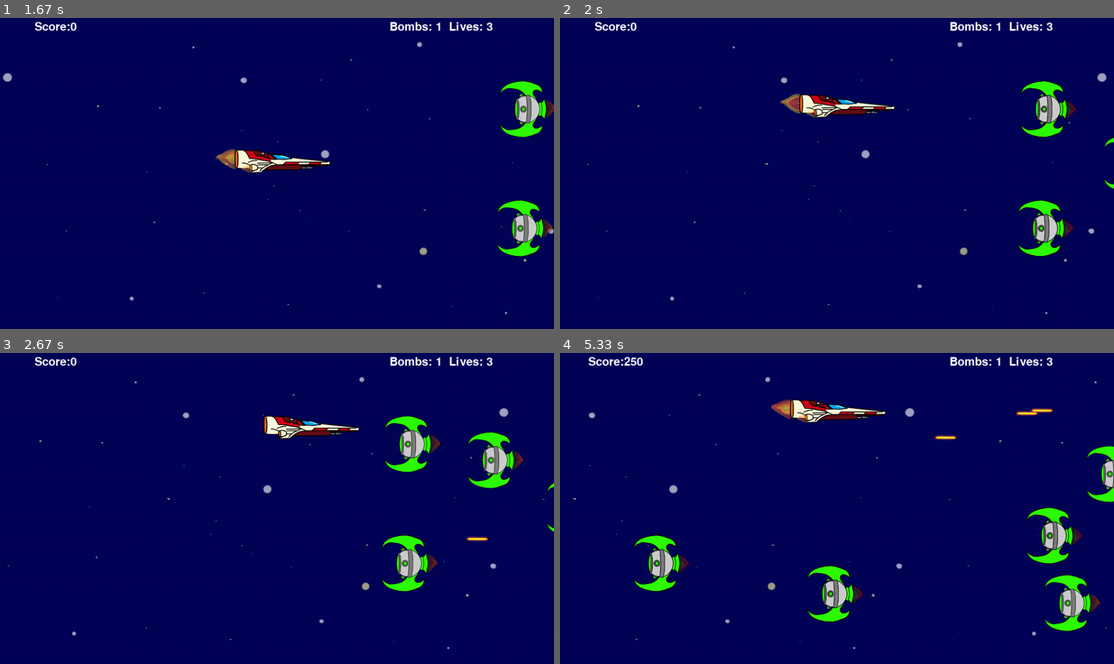
Above: before the commit, frames 1-4 (two rows, left to right).
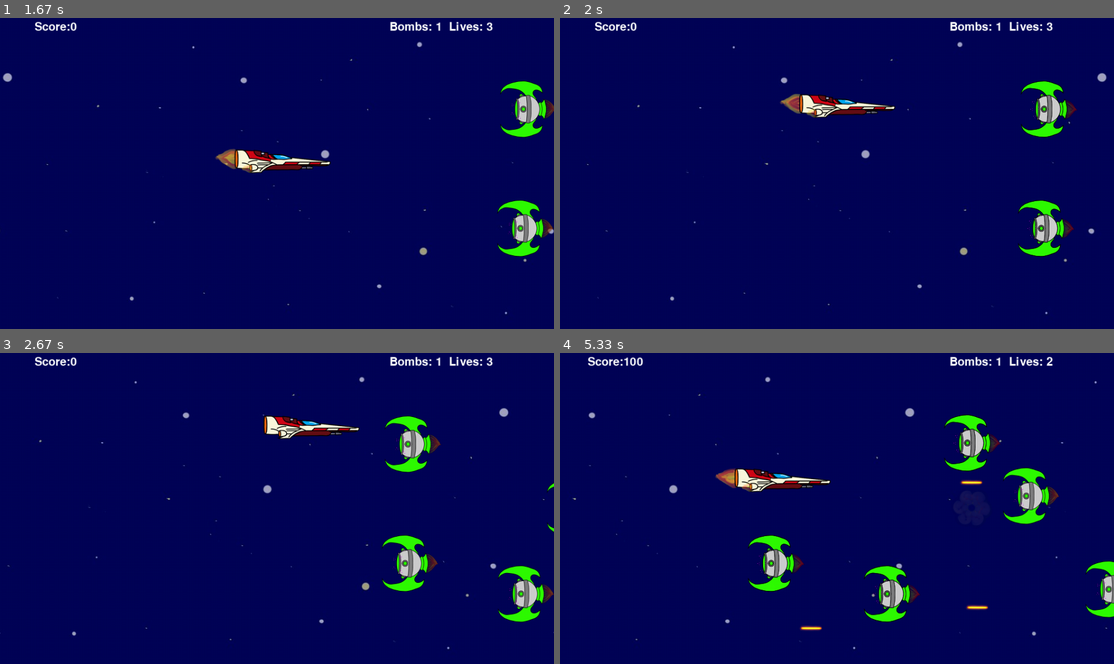
Above: after the commit, the same moments.

Repository: Demi-hero/UoN_Game_Project
Game: pygame game, started from Main.py
Two runs of this game, one before a commit and one after it. Both use one fixed random seed, a clock stepped at 60 frames per second and the inputs below.
Inputs:
- Up to frame 1 (1.67 s): hold Space 0.33-0.8 s; hold Right 0.33-0.8 s; tap Space at 0.88 s; hold Right from 1.22 s (still down)
- Up to frame 2 (2 s): release Right at 1.68 s; hold Up from 1.77 s (still down)
- Up to frame 3 (2.67 s): release Up at 2.07 s; hold Right 2.1-2.57 s; hold Left from 2.6 s (still down)
- Up to frame 4 (5.33 s): release Left at 3.13 s; tap Space at 3.17, 3.57, 3.9, 4.2, 4.33, 4.73, 5.03 s; hold Down 3.5-3.8 s; hold Left 3.83-4.23 s; hold Up 4.27-4.63 s; hold Right 4.67-5.3 s

Frame 1 is identical in both runs. In frame 2, less than 0.1% of the frame differs, in the area x 98-100%, y 38-56%; in frame 3, 1.9%; in frame 4, 11%, in the area x 5-100%, y 1-90%.

Commit message:
Game Works with Consistency?
Removed lots of globals

Still some edge cases to play with

Diff:
--- a/Main.py
+++ b/Main.py
@@ -19,17 +19,25 @@
         self.framerate = 100
         self.bullets = pyg.sprite.Group()
         self.power_ups = pyg.sprite.Group()
+        self.alien_pause_time = 0
+        self.all_sprites = pyg.sprite.Group()
+        self.aliens = pyg.sprite.Group()
+        self.player = gd.Player()
+        self.all_sprites.add(self.player)
+        self.alienbullets = pyg.sprite.Group()
 
     def new_powerup(self):
         power_up = gd.PowerUp(self)
         self.power_ups.add(power_up)
-        gd.all_sprites.add(power_up)
+        self.all_sprites.add(power_up)
 
     def execute(self):
         pyg.init()
         # creating the screen and game objects
         Files = gd.FileStore()
         Board = gd.Background()
+        for i in range(8):
+            self.new_alien(self)
 
         while self.startup:
             self.on_startup(Board, Files)
@@ -40,63 +48,73 @@
 
             for event in pyg.event.get():
                 self.on_event(event, Files, Board)
-            self.player_movement(gd.player)
+            self.player_movement(self.player)
 
             # updating the object states, and drawing to screen (see gamedata)
             if not self.paused:
 
+                if (time.time() - self.alien_pause_time)//1 == 1:
+                    for alien in self.aliens:
+                        alien.vx = -2
                 if (time.time() - self.starttime) // 1 == 3 and len(self.power_ups) == 0:
                     self.new_powerup()
                 elif (time.time() - self.starttime) // 1 > 15:
                     self.starttime = time.time()
                 Board.update()
-                gd.all_sprites.update()
+                self.all_sprites.update()
 
                 # check to see if a bullet hit a mob
-                hits = pyg.sprite.groupcollide(gd.aliens, self.bullets, True, True)
+                hits = pyg.sprite.groupcollide(self.aliens, self.bullets, True, True)
                 for hit in hits:
                     self.score += 50
                     Files.boom.play()
-                    gd.expl = gd.Explosion(hit.rect.center, 'lg')
-                    gd.all_sprites.add(gd.expl)
-                    gd.new_alien()
+                    self.expl = gd.Explosion(hit.rect.center, 'lg')
+                    self.all_sprites.add(self.expl)
+                    self.new_alien(self)
 
-                hits = pyg.sprite.spritecollide(gd.player, self.power_ups, True)
+                hits = pyg.sprite.spritecollide(self.player, self.power_ups, True)
                 for hit in hits:
                     hit.power_up[3]()
                     print("Power up collected")
 
                 # check to see if a mob hit the player
-                hits = pyg.sprite.spritecollide(gd.player, gd.aliens, True, pyg.sprite.collide_circle)
+                hits = pyg.sprite.spritecollide(self.player, self.aliens, True, pyg.sprite.collide_circle)
                 for hit in hits:
                     print (hit)
                     self.lives -= 1
                     Files.boom.play()
-                    gd.expl = gd.Explosion(hit.rect.center, 'sm')
-                    gd.all_sprites.add(gd.expl)
-                    gd.new_alien()
-                    gd.player.hide()
-                for alien in gd.aliens:
+                    self.expl = gd.Explosion(hit.rect.center, 'sm')
+                    self.all_sprites.add(self.expl)
+                    self.new_alien(self)
+                    self.player.hide()
+                    self.alien_pause_time = time.time()
+                    for alien in self.aliens:
+                        alien.vx = 0
+                for alien in self.aliens:
                     if alien.rect.x < 0 - alien.ln:
-                        gd.aliens.remove(alien)
+                        self.aliens.remove(alien)
                         self.score -= 10
-                        gd.new_alien()
+                        self.new_alien(self)
                 for bullet in self.bullets:
                     if bullet.rect.x > gd.WIDTH:
-                        self.bullets.remove(bullet)
-                for bullet in gd.alienbullets:
+                        bullet.kill()
+                for bullet in self.alienbullets:
                     if bullet.rect.x < (0 - bullet.ln):
-                        gd.alienbullets.remove(bullet)
-                hits = pyg.sprite.spritecollide(gd.player, gd.alienbullets, True)
+                        bullet.kill()
+                hits = pyg.sprite.spritecollide(self.player, self.alienbullets, True)
                 for hit in hits:
                     self.lives -= 1
                     Files.boom.play()
-                    gd.expl = gd.Explosion(hit.rect.center, 'sm')
-                    gd.all_sprites.add(gd.expl)
-                    gd.player.hide()
+                    self.expl = gd.Explosion(hit.rect.center, 'sm')
+                    self.all_sprites.add(self.expl)
+                    self.player.hide()
+                    self.alien_pause_time = time.time()
+                    for alien in self.aliens:
+                        alien.vx = 0
+
 
                 Board.draw()
-                gd.all_sprites.draw(gd.Background.screen)
+                self.all_sprites.draw(Board.screen)
 
                 # display lives and score at top of screen
                 self.message_display("Score:{}".format(self.score), 0.03, 0.1, 20)
@@ -105,7 +123,7 @@
 
                 # if out of lives - game over (see eventhandler)
                 if self.lives < 1:
-                    self.gameover(Board, gd.player, Files)
+                    self.gameover(Board, self.player, Files)
 
                 # update the display
                 pyg.display.flip()
--- a/eventhandler.py
+++ b/eventhandler.py
@@ -53,9 +53,9 @@
                 self.startup = False
             else:
                 bullet = gamedata.Bullet()
-                bullet.rect.x = gamedata.player.rect.x + gamedata.player.ln//2
-                bullet.rect.y = gamedata.player.rect.y + gamedata.player.ht//2
-                gamedata.all_sprites.add(bullet)
+                bullet.rect.x = self.player.rect.x + self.player.ln//2
+                bullet.rect.y = self.player.rect.y + self.player.ht//2
+                self.all_sprites.add(bullet)
                 self.bullets.add(bullet)
         # p opens the pause screen, and q quits if on the pause screen
         elif event.key == pyg.K_p:
@@ -72,13 +72,13 @@
             files.ult.play()
             self.update_score(1000)
             board.screen.fill(self.white)
-            for alien in gamedata.aliens:
+            for alien in self.aliens:
                 alien.kill()
                 counter += 1
             pyg.display.update()
             self.bombs -= 1
             for i in range(counter):
-                gamedata.new_alien()
+                self.new_alien(self)
 
 
     # update score and lives
@@ -116,12 +116,13 @@
                     os._exit(0)
                 elif event.type == pyg.KEYDOWN:
                     # if key pressed, re-initialises everything and breaks from loop
-                    for sprite in gamedata.all_sprites:
+                    for sprite in self.all_sprites:
                         sprite.kill()
-                    gamedata.player = gamedata.Player()
-                    gamedata.all_sprites.add(gamedata.player)
+                    self.player = gamedata.Player()
+                    self.all_sprites.add(self.player)
                     for i in range(8):
-                        gamedata.new_alien()
+                        print(f"alien{i}")
+                        self.new_alien(self)
                     self.__init__()
                     return
 
@@ -182,3 +183,9 @@
             if self.score > int(lists[1]):
                 return True
         return False
+
+    def new_alien(self, main):
+        alien = gamedata.Alien(main)
+        alien.collide(self.aliens)
+        self.all_sprites.add(alien)
+        self.aliens.add(alien)
--- a/gamedata.py
+++ b/gamedata.py
@@ -115,7 +115,7 @@
         self.image = self.sprite
         self.rect = self.image.get_rect()
         # change to a rect?
-        self.radius = 100
+        # self.radius = 100
         self.hidden = False
         self.hide_timer = pyg.time.get_ticks()
 
@@ -197,11 +197,7 @@
         self.rect.x += self.vx
 
 
-def new_alien():
-    alien = Alien()
-    alien.collide(aliens)
-    all_sprites.add(alien)
-    aliens.add(alien)
+
 
 class Alien(pyg.sprite.Sprite):
     sprite = pyg.image.load(os.path.join("images", "enemy2.png")).convert_alpha()
@@ -212,8 +208,9 @@
               pyg.image.load(os.path.join("images", "enemy2.png")).convert_alpha(),
               pyg.image.load(os.path.join("images", "enemy3.png")).convert_alpha()]
 
-    def __init__(self):
-        pyg.sprite.Sprite.__init__(self)
+    def __init__(self, main):
+        pyg.sprite.Sprite.__init__(self)
+        self.main = main
         self.image = self.sprite
         self.rect = self.image.get_rect()
         self.rect.x = WIDTH + self.ln + randint(1, 100)
@@ -242,9 +239,9 @@
         if self.smart == 10:
             if self.rect.x > self.width_limit:
                 self.rect.x += self.vx
-            if self.rect.y < player.rect.y:
+            if self.rect.y < self.main.player.rect.y:
                 self.rect.y += self.vy
-            elif self.rect.y > player.rect.y:
+            elif self.rect.y > self.main.player.rect.y:
                 self.rect.y -= self.vy
         else:
             self.rect.x += self.vx
@@ -255,8 +252,8 @@
                 self.animation_loop = 0
         if randint(1,1000) == 1:
             albull = AlBullet(self.rect.x, (self.rect.y+self.ht//2))
-            alienbullets.add(albull)
-            all_sprites.add(albull)
+            self.main.alienbullets.add(albull)
+            self.main.all_sprites.add(albull)
 
 
 
@@ -307,6 +304,8 @@
 
 class PowerUp(pyg.sprite.Sprite):
 
+
+
     def __init__(self,main):
         self.main = main
         pyg.sprite.Sprite.__init__(self)
@@ -323,7 +322,7 @@
     def update(self):
         if (time.time() - self.starttime)//1 == 3 and not self.spawned:
             print("I should spawn a power up")
-            # generate a random number between 0 and however many
+            # generate a random number between 1 and however many
             self.power_up = self.powers_dict[randint(1, 2)]
             self.image = self.power_up[0]
             self.rect = self.image.get_rect()
@@ -345,12 +344,3 @@
 
     def extra_bomb(self):
         self.main.bombs += 1
-
-
-all_sprites = pyg.sprite.Group()
-aliens = pyg.sprite.Group()
-player = Player()
-all_sprites.add(player)
-for i in range(8):
-    new_alien()
-alienbullets = pyg.sprite.Group()
--- a/highscore.csv
+++ b/highscore.csv
@@ -1,10 +1,10 @@
 Nate,7310
+Test,4300
 Test,3580
 sad,3260
 ALLYISGREAT,3160
 nate,3150
+Test,3100
 ,2700
+nanay,2580
 ally,1940
-Nate,1440
-as,1350
-jamie,800
